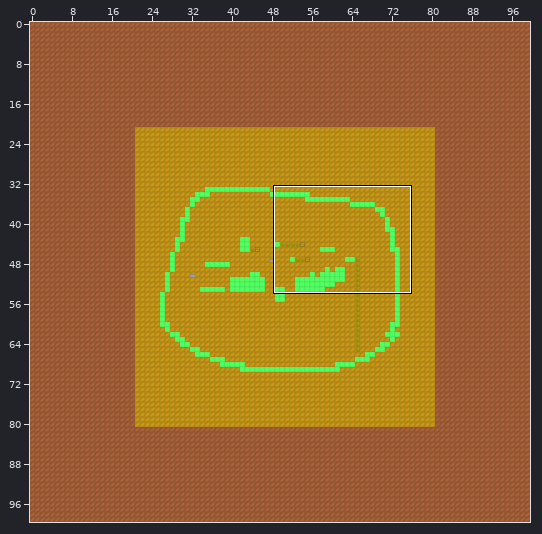
A Tiled map (JSON) gets an edit: res/maps/RealMap.json. Above: a wide view before the commit, with the close-up outlined.
Close-up. Old version:
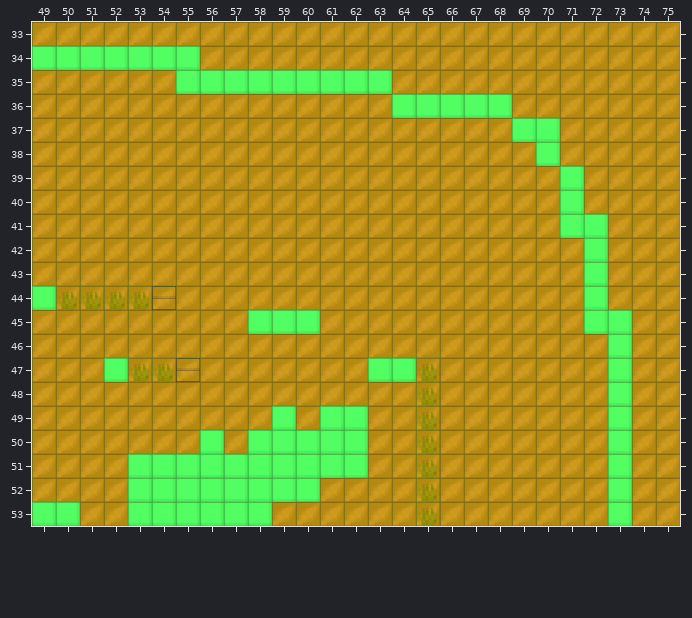
Cells are 16x16 px. Shown: x 49..75, y 33..53. The commit also changed other parts of the map, which this record leaves out.
After:
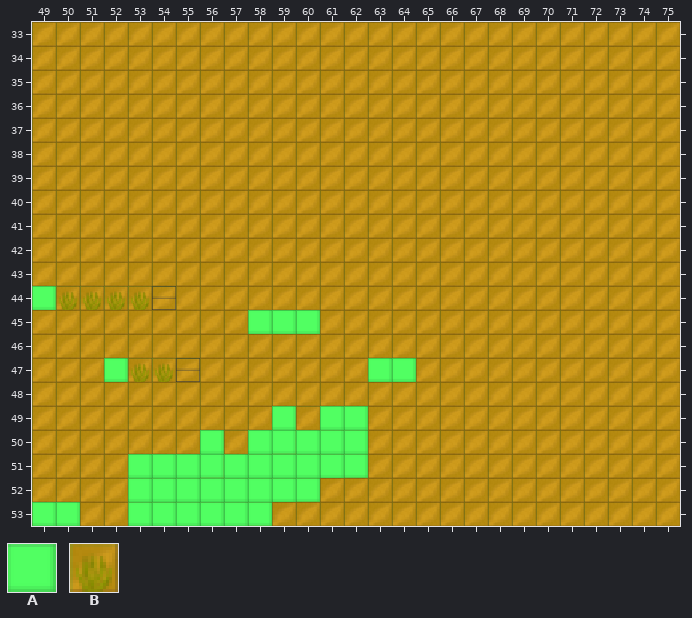
Key: from "tiles": A 1, B 16.
_ is an empty cell, . an unchanged one.
See-through tiles are keyed as they look on the map.
Change:
--- layer "solids"
@@ x 49..73 @@
-34 AAAAAAA..................
-35 ......AAAAAAAAA..........
-36 ...............AAAAA.....
-37 ....................AA...
-38 .....................A...
-39 ......................A..
-40 ......................A..
-41 ......................AA.
-42 .......................A.
-43 .......................A.
-44 .......................A.
-45 .......................AA
-46 ........................A
-47 ........................A
-48 ........................A
-49 ........................A
-50 ........................A
-51 ........................A
-52 ........................A
-53 ........................A
+34 _______..................
+35 ......_________..........
+36 ..............._____.....
+37 ....................__...
+38 ....................._...
+39 ......................_..
+40 ......................_..
+41 ......................__.
+42 ......................._.
+43 ......................._.
+44 ......................._.
+45 .......................__
+46 ........................_
+47 ........................_
+48 ........................_
+49 ........................_
+50 ........................_
+51 ........................_
+52 ........................_
+53 ........................_
--- layer "partialSolids"
@@ x 65..65 @@
-47 B
-48 B
-49 B
-50 B
-51 B
-52 B
-53 B
+47 _
+48 _
+49 _
+50 _
+51 _
+52 _
+53 _
Where, in picture pixels (left, top, right, bottom), the same in both close-ups:
removed: (32, 46, 632, 526)
